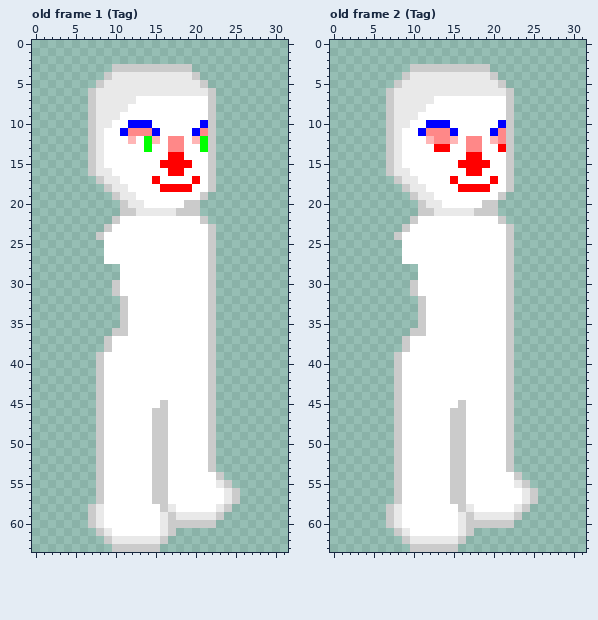
Pixel-art file: Assets/Resources/Clothes/Faces Right.aseprite. Above, as it was before the edit.
32x64 pixels, 8 frames. Shown: old frame 1 (Tag), old frame 2 (Tag). The commit also changed other frames, which this record leaves out.
The result:
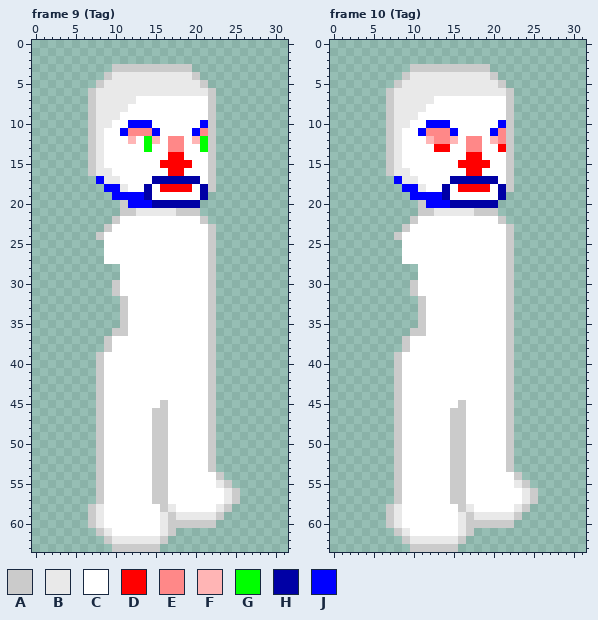
Palette (. is transparent): A #cbcbcb  B #e9e9e9  C #ffffff  D #ff0000  E #ff8888  F #ffb5b5  G #00ff00  H #0000a5  J #0000ff
A new or re-ordered frame is compared with the old frame closest to it.
From old to new:
frames 8 -> 20
Frame 9 (Tag) is new; against old frame 1 (Tag), layer "Layer 3":
y 17: x 8 A -> J; x 15..20 DCCCCD -> HHHHHH
y 18: x 9..10 AB -> JJ; x 14 C -> H; x 21 C -> H
y 19: x 10..14 ABBCC -> JJJJH; x 21 A -> H
y 20: x 12..20 BBCCCCCAA -> JJJHHHHHH
Frame 10 (Tag) is new; against old frame 2 (Tag), layer "Layer 3": the same change as frame 9 (Tag)
Where, in picture pixels (left, top, right, bottom), the same in both pictures:
changed: (96, 176, 208, 208)
changed: (394, 176, 506, 208)
